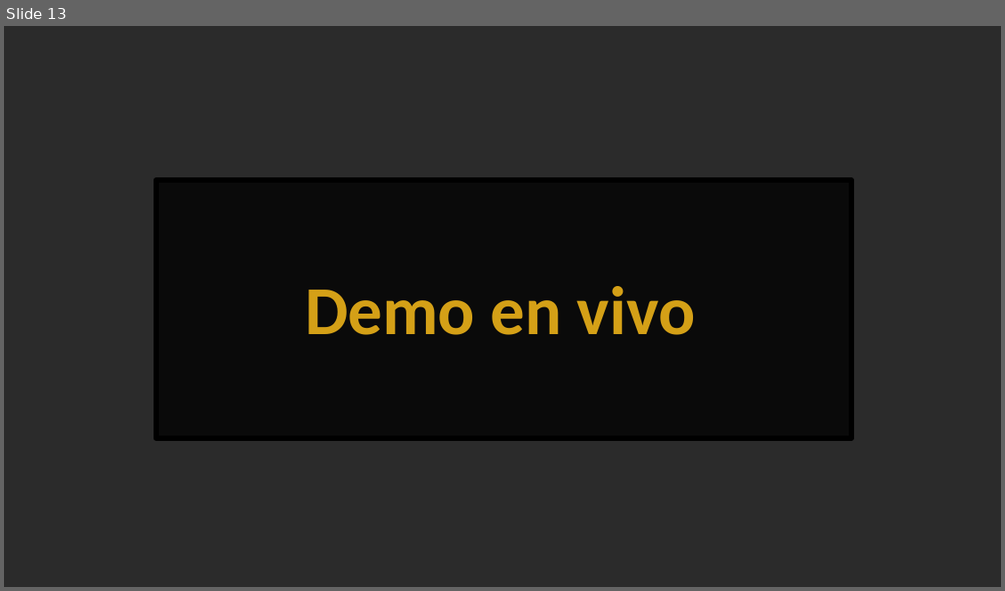
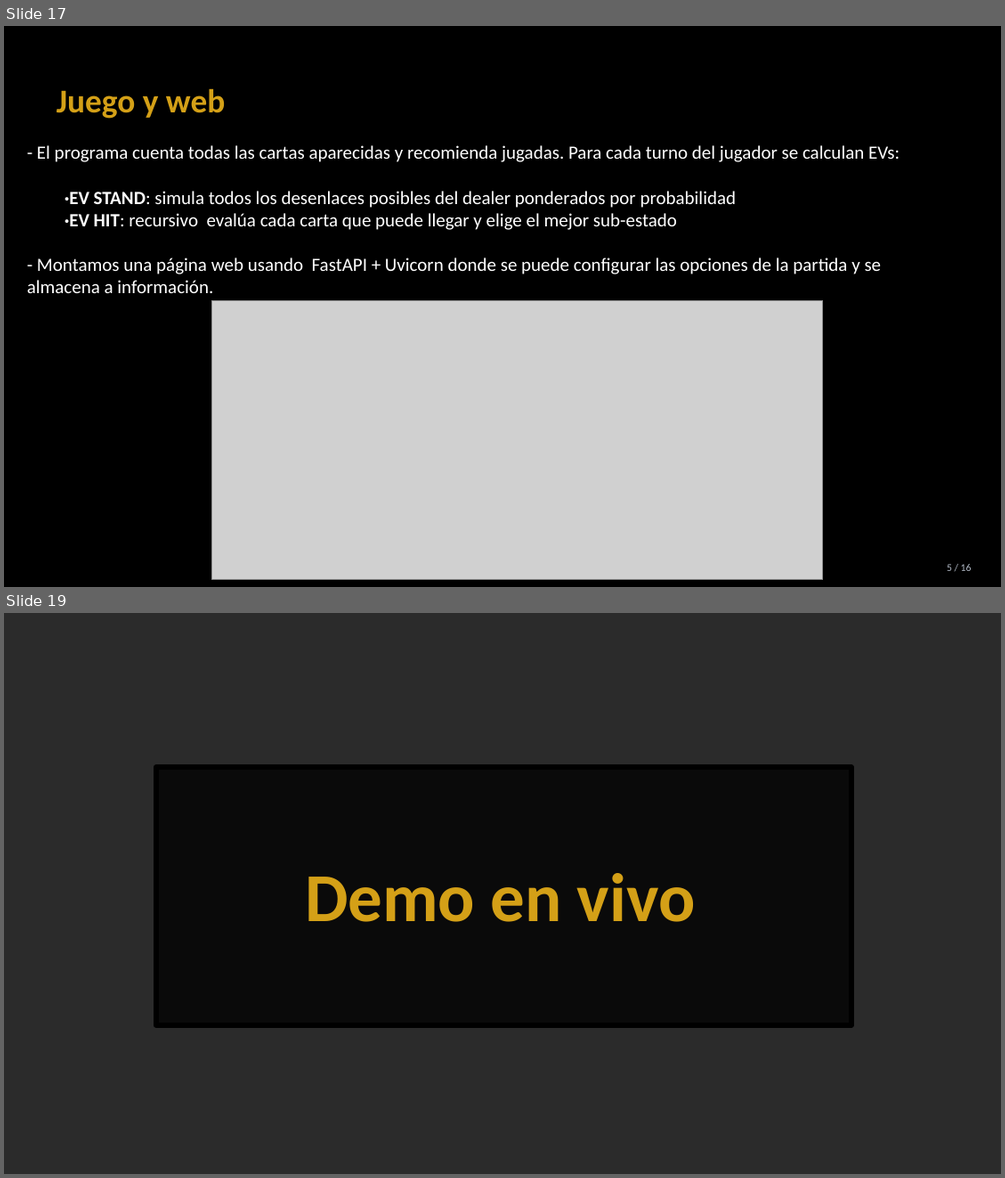
Before and after one commit to davidmoreda/blackjack-VAI, a slide deck: docs/presentation_assets/BlackjackVAI_presentacion.pptx. Shown one above the other, each under a label of ours: slide 13 before the commit, slides 17 and 19 after it; the slides between them are not shown. The pictures are 1005x591 and 1005x1178 pixels, drawn with LibreOffice and Linux fonts; fonts in the diff are those of the drawing; grey boxes stand for pictures; background and template pictures are left out; a plain dark background stands for a picture behind light text. Boxes give left, top, right and bottom in pixels: in the first picture for what was removed or moved away, otherwise in the second. Text is boxed around its words. In the diff, an @@ line names an element or a change of style, - is before the commit and + after.

```diff
--- a/docs/presentation_assets/BlackjackVAI_presentacion.pptx
+++ b/docs/presentation_assets/BlackjackVAI_presentacion.pptx
@@ slide 17 added at [4, 26, 1001, 587], background #000000 @@
@@ text added at [57, 88, 225, 119], 32 pt, text #D4A017, bold @@
+Juego y web
@@ text added at [27, 145, 899, 293], 18 pt, text #FFFFFF @@
+- El programa cuenta todas las cartas aparecidas y recomienda jugadas. Para cada turno del jugador se calculan EVs:
+  ·EV STAND: simula todos los desenlaces posibles del dealer ponderados por probabilidad
+  ·EV HIT: recursivo evalúa cada carta que puede llegar y elige el mejor sub-estado
+- Montamos una página web usando FastAPI + Uvicorn donde se puede configurar las opciones de la partida y se almacena a información.
@@ picture added at [212, 300, 823, 580] @@
@@ text added at [947, 564, 971, 571], 10 pt, text #B0B8C4 @@
+5 / 16
@@ what was slide 13 is now slide 19 @@
```
Also in this commit, not shown: 6 slides changed, 8 other slides added, 5 slides removed, 1 other file.
